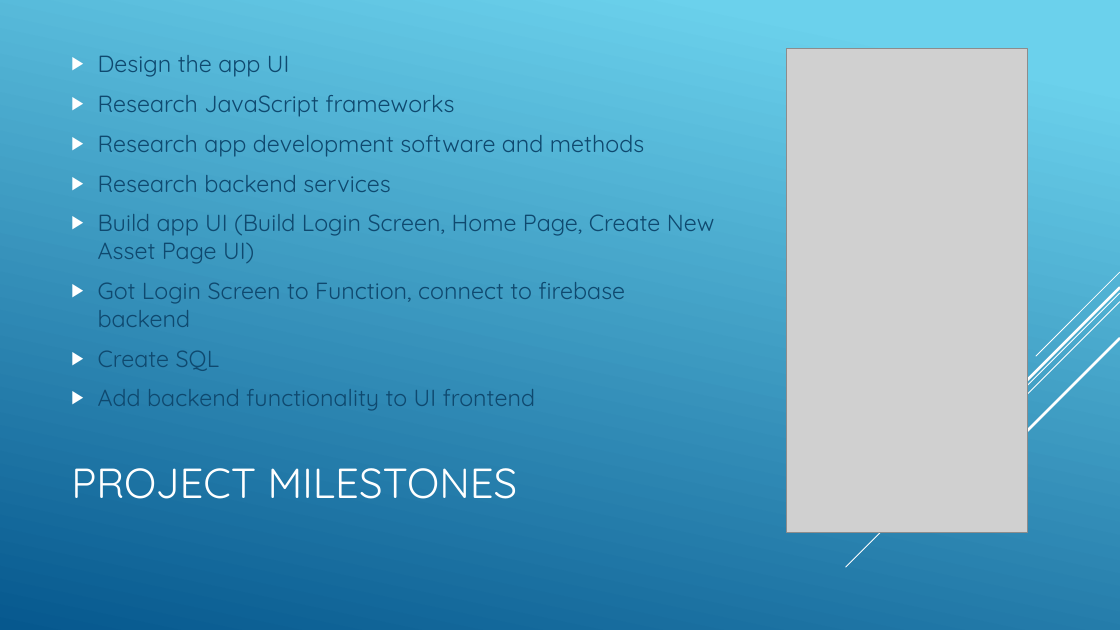
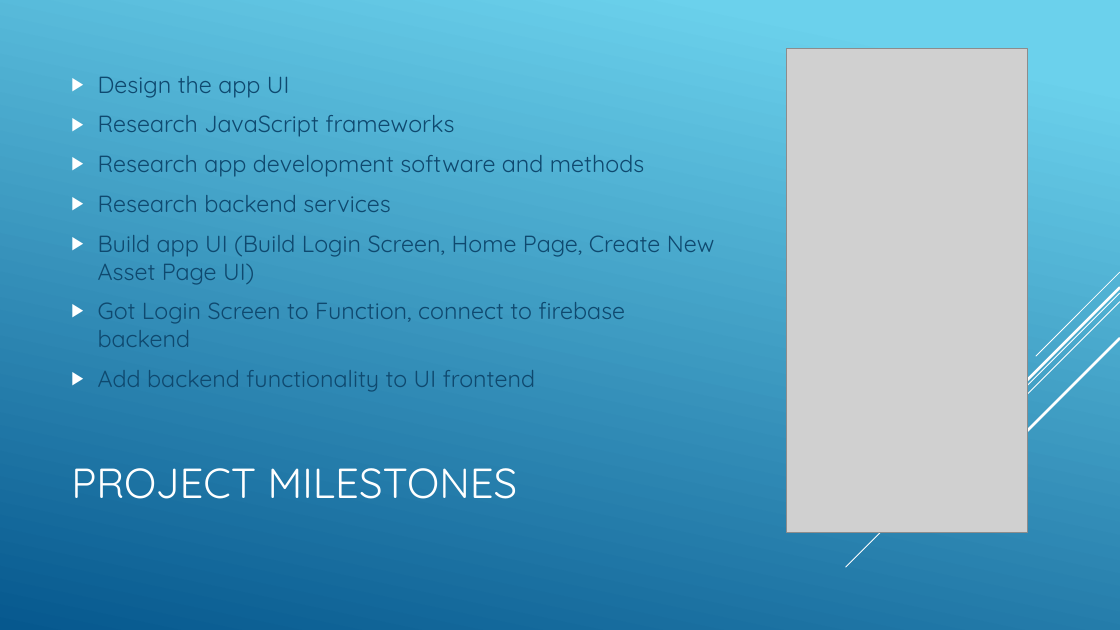
Before and after one commit to rakoc001/EAMS-Prototype-Asset-Survey-App, a slide deck: slide 6 of PrototypeAssetSurveyAppDrawer/_Demo Presentation Materials/Eams Presentation Outline.pptx (slide 4 before the commit). Drawn at 1120x630 pixels with LibreOffice and Linux fonts; fonts in the diff are those of the drawing; grey boxes stand for pictures. Boxes give left, top, right and bottom in pixels: in the first picture for what was removed or moved away, otherwise in the second. Text is boxed around its words. In the diff, an @@ line names an element or a change of style, - is before the commit and + after.

```diff
--- a/PrototypeAssetSurveyAppDrawer/_Demo Presentation Materials/Eams Presentation Outline.pptx
+++ b/PrototypeAssetSurveyAppDrawer/_Demo Presentation Materials/Eams Presentation Outline.pptx
@@ text at box(98, 351, 220, 371): paragraph removed @@
-▶ Create SQL
```
Also in this commit, not shown: 3 other slides changed, 1 slide added, 1 slide removed.
